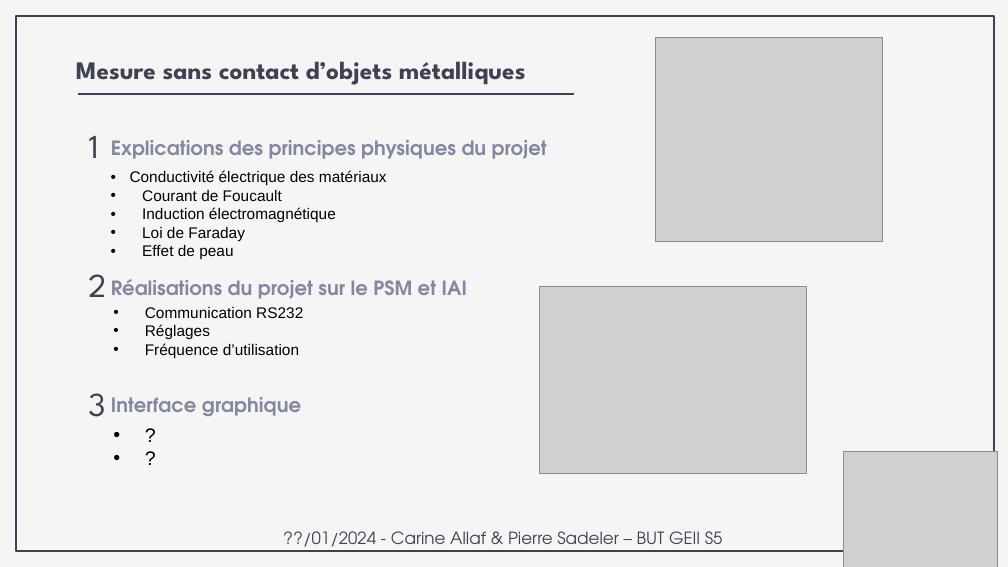
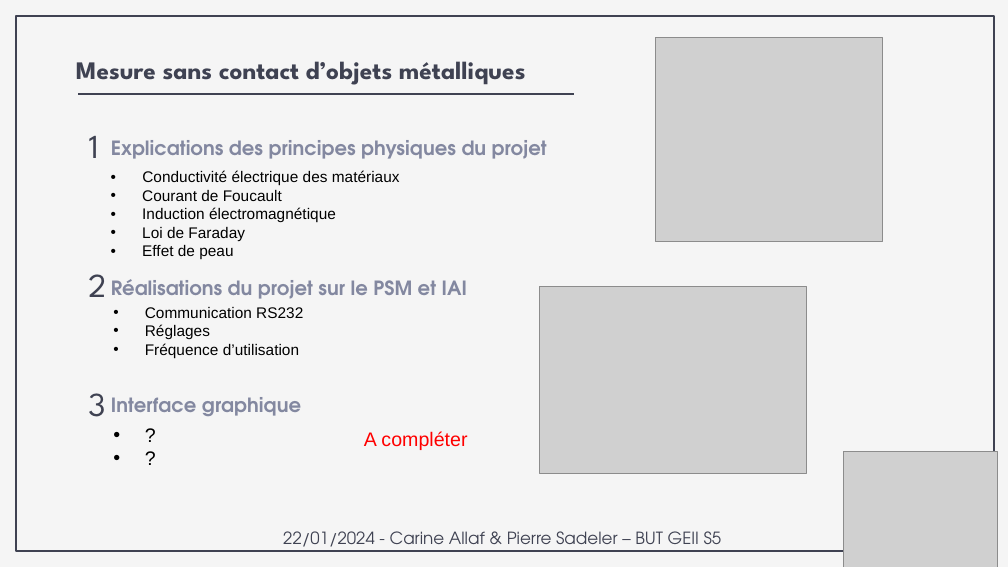
Before and after one commit to psadelerge1/mesures_sans_contact_obj_met, a slide deck: slide 6 of word/PP_Allaf_Sadeler.pptx. Drawn at 1008x567 pixels with LibreOffice and Linux fonts; fonts in the diff are those of the drawing; grey boxes stand for pictures. Boxes give left, top, right and bottom in pixels: in the first picture for what was removed or moved away, otherwise in the second. Text is boxed around its words. In the diff, an @@ line names an element or a change of style, - is before the commit and + after.

```diff
--- a/word/PP_Allaf_Sadeler.pptx
+++ b/word/PP_Allaf_Sadeler.pptx
@@ text "Conductivité électrique des matériaux": place and size @@
-text "Conductivité électrique des matériaux" at bbox=[130, 170, 387, 259]
+text "Conductivité électrique des matériaux" at bbox=[142, 170, 400, 259]
@@ text added at bbox=[364, 431, 467, 450], 14 pt, text #FF0000 @@
+A compléter
@@ text at bbox=[283, 531, 722, 552]: text changed @@
-??/01/2024 - Carine Allaf & Pierre Sadeler – BUT GEII S5
+22/01/2024 - Carine Allaf & Pierre Sadeler – BUT GEII S5
```
Also in this commit, not shown: 16 other slides changed, 4 other files.
